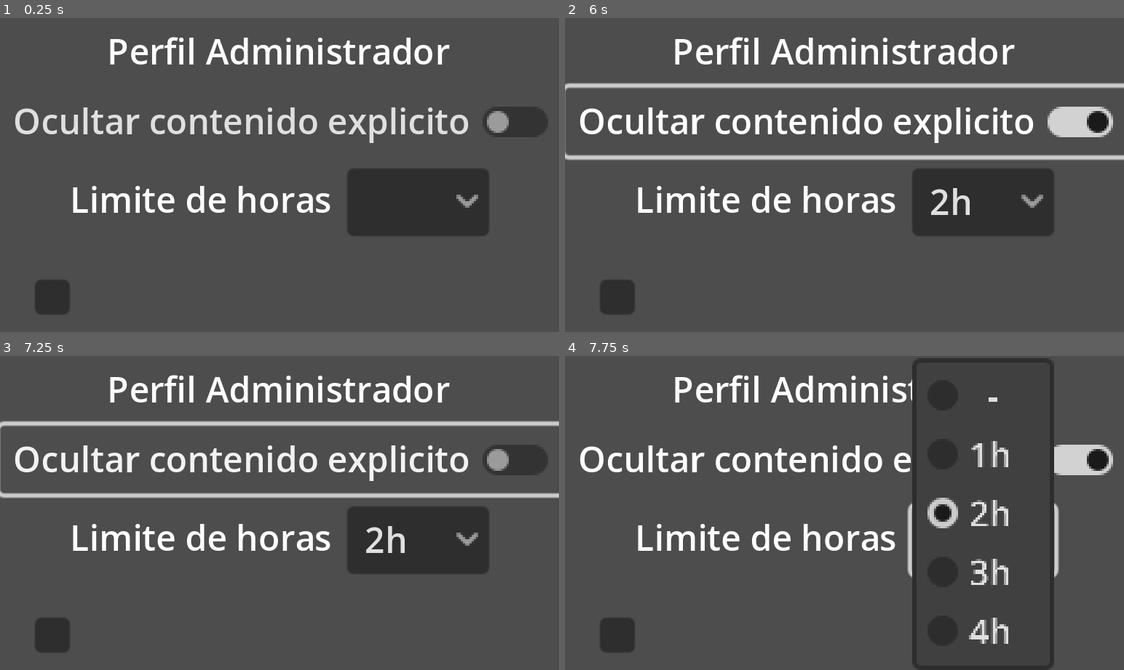
Above: before the commit, frames 1-4 (two rows, left to right).
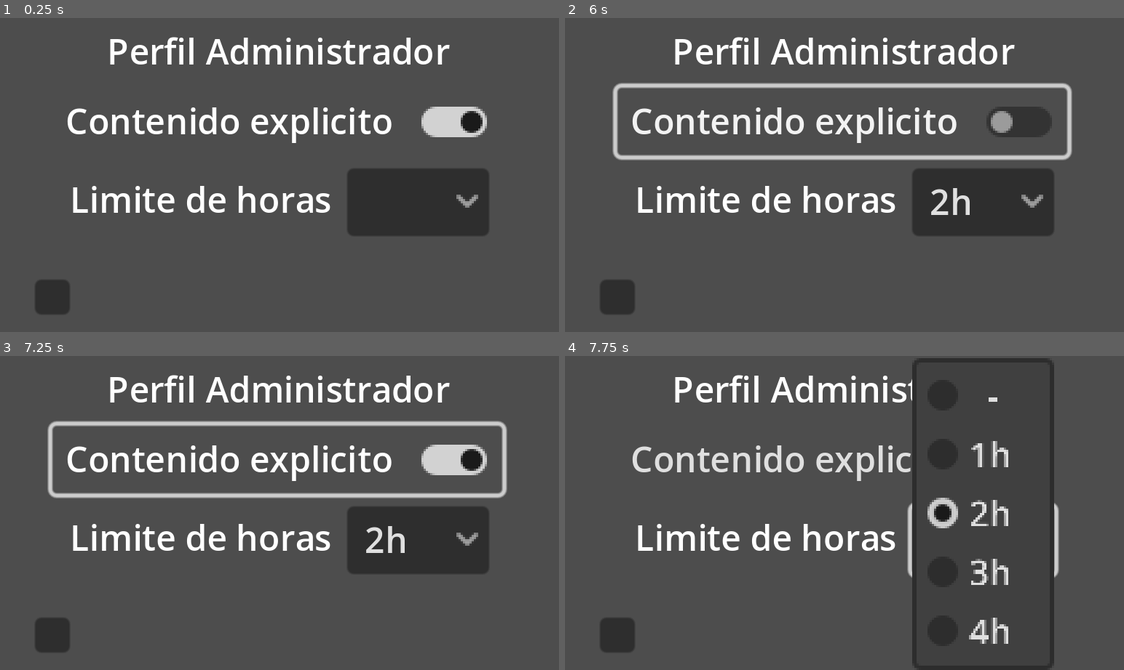
Above: after the commit, the same moments.

Repository: alvarolh33/marcelo
Game: Godot game, scene res://scenes/admin_profile.tscn
Same seed, same stepped clock (60 frames per second), same inputs: the game is played once before the commit and once after it. This scene is started directly instead of the project's main scene.
Inputs (mouse positions are in pixels of both pictures, inside the frame that each line leads up to):
- Up to frame 1 (0.25 s): no input
- Up to frame 2 (6 s): click "Ocultar contenido explicito" (after the commit: "Contenido explicito") at 0.5 s; click (615, 297) at 1.25 s; click "Admin" at 2 s; click (984, 203) at 2.75 s; tap Enter at 3.5, 5.75 s; move the mouse to (967, 159) at 3.52 s; hold D (right) 3.53-4.25 s; click (967, 159) at 3.6 s; click "2h" at 4.25 s; tap Space at 5 s; move the mouse to (732, 190) at 5.02 s; hold S (down) 5.03-5.78 s; click (732, 190) at 5.1 s; move the mouse to (900, 105) at 5.77 s; hold D (right) from 5.78 s (still down); click (900, 105) at 5.85 s
- Up to frame 3 (7.25 s): tap Space at 6.5 s; move the mouse to (251, 575) at 6.52 s; release D (right) at 6.53 s; hold W (up) from 6.53 s (still down); click (251, 575) at 6.6 s
- Up to frame 4 (7.75 s): tap Enter at 7.25 s; move the mouse to (1012, 560) at 7.27 s; release W (up) at 7.28 s; hold A (left) from 7.28 s (still down); click (1012, 560) at 7.35 s

The runs differ from the first frame. In frame 1, 5.0% of the frame differs, in the area x 2-98%, y 28-40%; in frame 2, 5.7%; in frame 3, 5.7%, in the area x 0-100%, y 20-46%; in frame 4, 3.5%.

Commit message:
Actualizacion Admin

Diff:
--- a/scenes/admin_profile.tscn
+++ b/scenes/admin_profile.tscn
@@ -15,13 +15,15 @@
 text = "Perfil Administrador"
 
 [node name="VBoxContainer" type="VBoxContainer" parent="."]
+offset_left = 24.0
 offset_top = 32.0
-offset_right = 258.0
+offset_right = 230.0
 offset_bottom = 128.0
 
 [node name="CheckButton" type="CheckButton" parent="VBoxContainer"]
 layout_mode = 2
-text = "Ocultar contenido explicito"
+button_pressed = true
+text = "Contenido explicito"
 
 [node name="OptionButton2" type="OptionButton" parent="."]
 offset_left = 159.0
